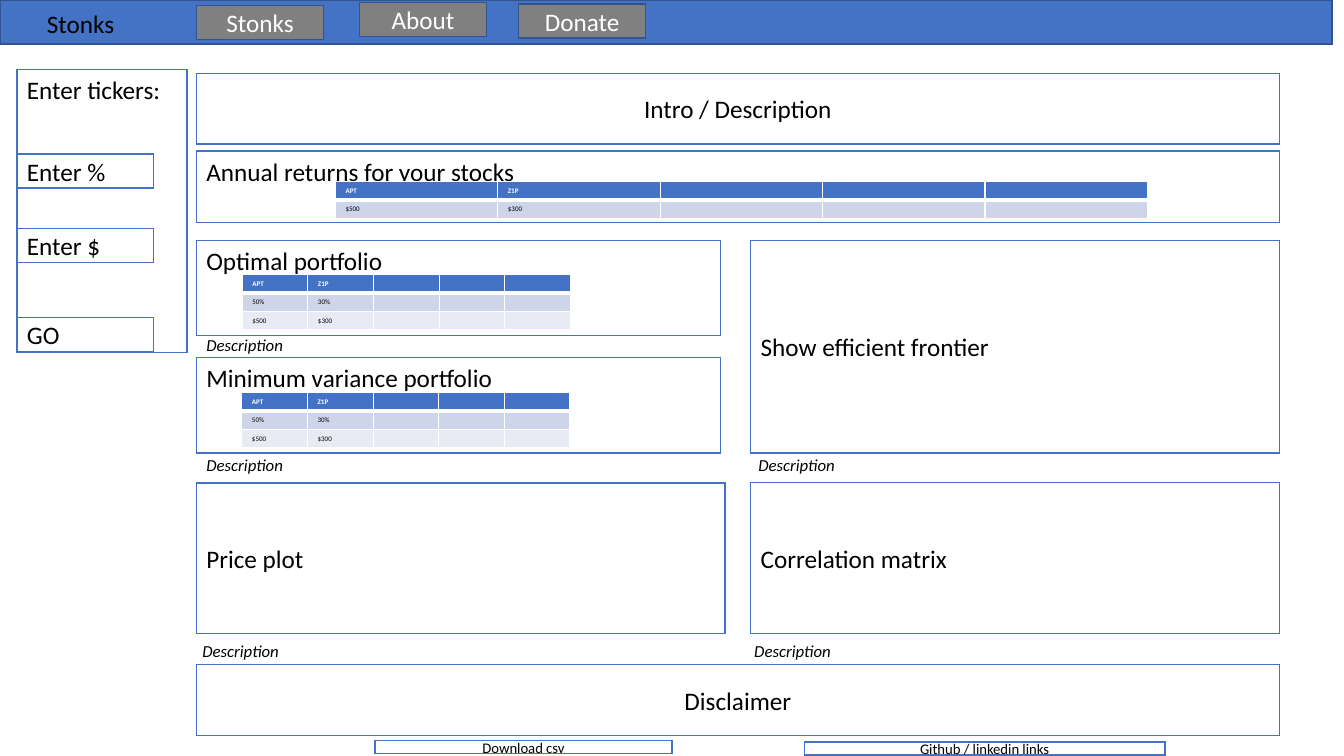
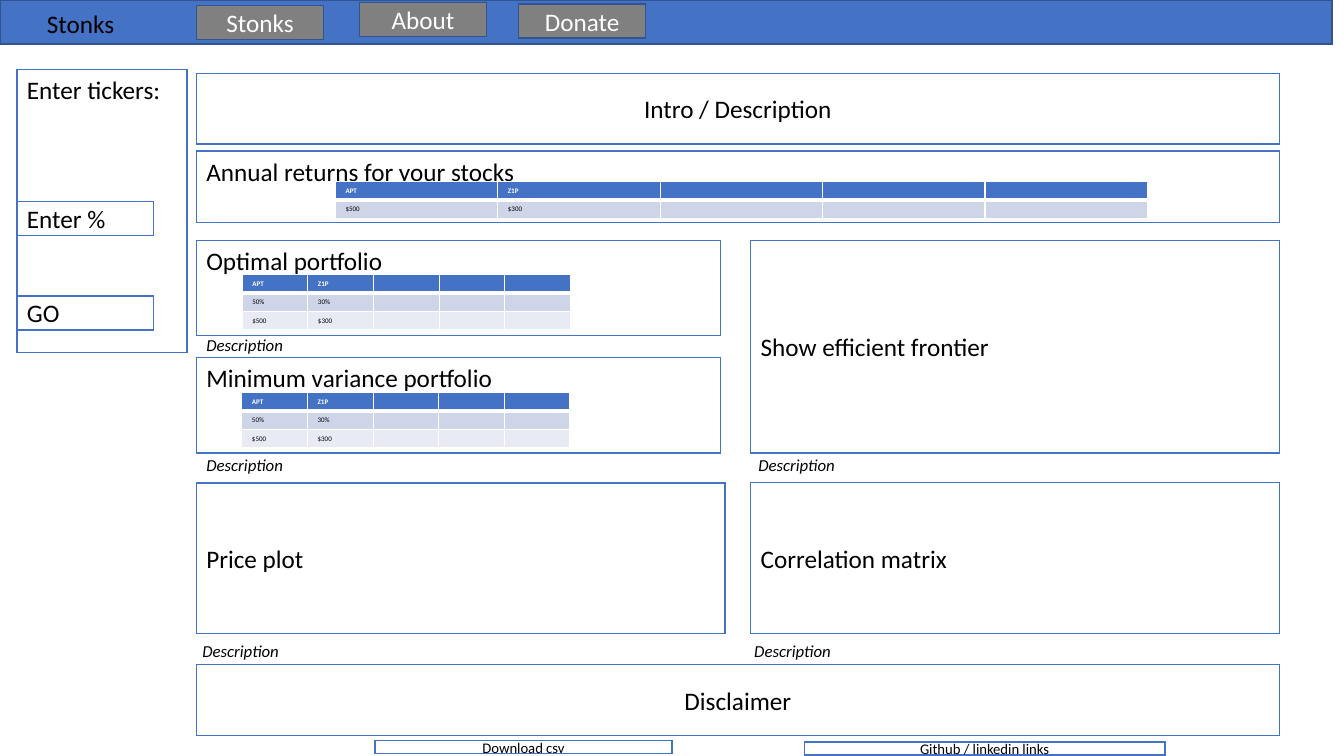
Before and after one commit to jforbes14/stonks, a slide deck: slide 5 of stonks_app.pptx. Drawn at 1344x756 pixels with LibreOffice and Linux fonts; fonts in the diff are those of the drawing. Boxes give left, top, right and bottom in pixels: in the first picture for what was removed or moved away, otherwise in the second. Text is boxed around its words. In the diff, an @@ line names an element or a change of style, - is before the commit and + after.

Commit message:
Mock up layout updated

```diff
--- a/stonks_app.pptx
+++ b/stonks_app.pptx
@@ rectangle "Enter %": place and size @@
-rectangle "Enter %" at box(17, 154, 154, 189)
+rectangle "Enter %" at box(17, 202, 154, 236)
@@ rectangle removed at box(17, 229, 154, 263) @@
-Enter $
@@ rectangle "GO": place and size @@
-rectangle "GO" at box(17, 318, 154, 352)
+rectangle "GO" at box(17, 296, 154, 331)
```
